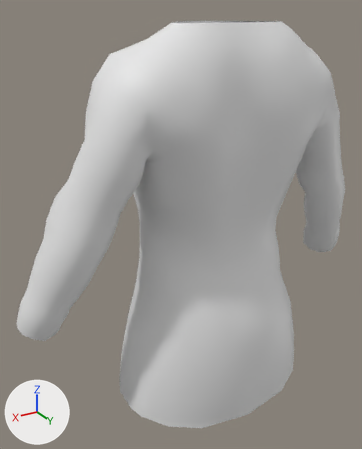
One commit to the FBX model Assets/Art/3d Models/Items/MailHauberk/MailHauberk.fbx: the scene before it, then after it.
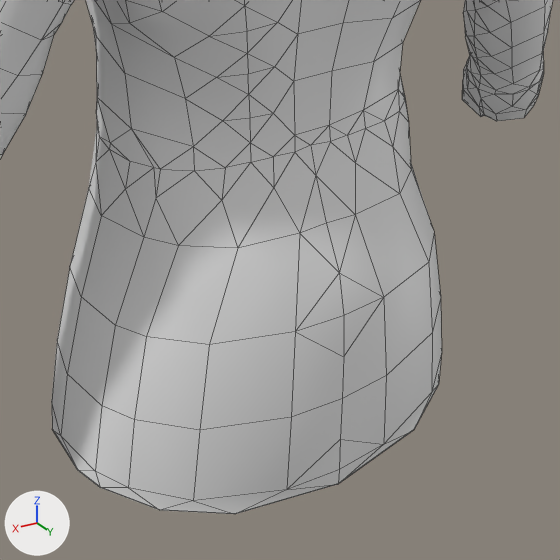
Each version is shown whole from a 50 mm lens placed at (0.55, 0.777, 1.445), pointed at (0.056, -0.046, 1.034), then close up on the part from 27% to 96% of the width and 44% to 100% of the height. Every picture has the same lights, and +X, +Y and +Z are marked at lower left. The first two pictures are the older version. The close-ups show mesh edges as thin lines.

The older version as bpy lines, for what is in view:
```python
me_game_mailhauberk = bpy.data.meshes.new('GAME_MailHauberk')
me_game_mailhauberk.from_pydata(...)  # 1170 vertices, 1464 faces; spans x -0.408..0.408, y -0.165..0.138, z 0.645..1.425
me_game_mailhauberk.materials.append(mat_ap_mail_gamepbr)  # white #e7e7e7
ob_game_mailhauberk = bpy.data.objects.new('GAME_MailHauberk', me_game_mailhauberk)
ob_game_mailhauberk.location = (0.0, 0.0, 0.0)
```
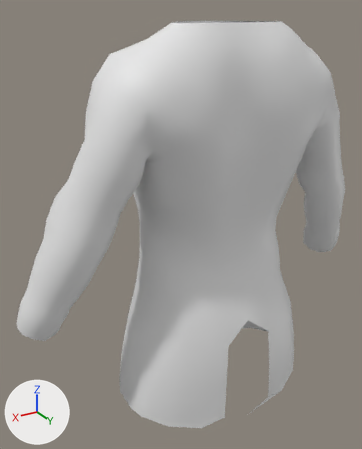
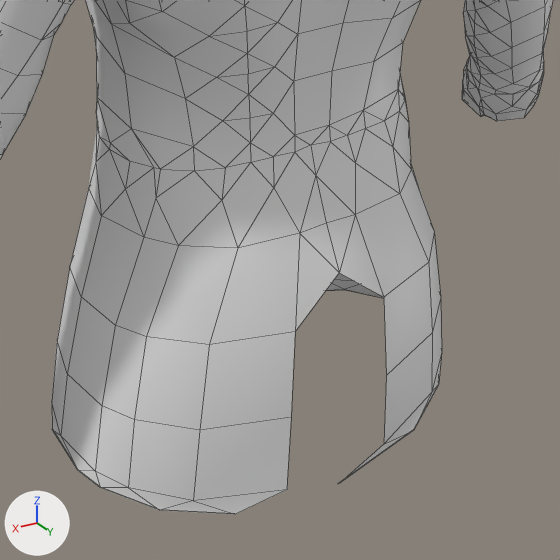
Location of each change, (x1, y1, x2, y2) in pixels of the close-ups (560 x 560 px):
part 1 of me_game_mailhauberk, deleted
    before: (236, 273, 386, 514)

What changed in the scene script:
```text
Change me_game_mailhauberk:
    used by ob_game_mailhauberk; location = (0.0, 0.0, 0.0)
    remove me_game_mailhauberk.from_pydata(...)  # 1170 vertices, 1464 faces; spans x -0.408..0.408, y -0.165..0.138, z 0.645..1.425
    add me_game_mailhauberk.from_pydata(...)  # 1165 vertices, 1445 faces; spans x -0.408..0.408, y -0.165..0.138, z 0.645..1.425
    me_game_mailhauberk part 1
    5 vertices are removed from x 0.0, y 0.13..0.138, z 0.663..0.835
    14 faces are deleted
    other edits to the shape of me_game_mailhauberk do not show in these pictures
```
